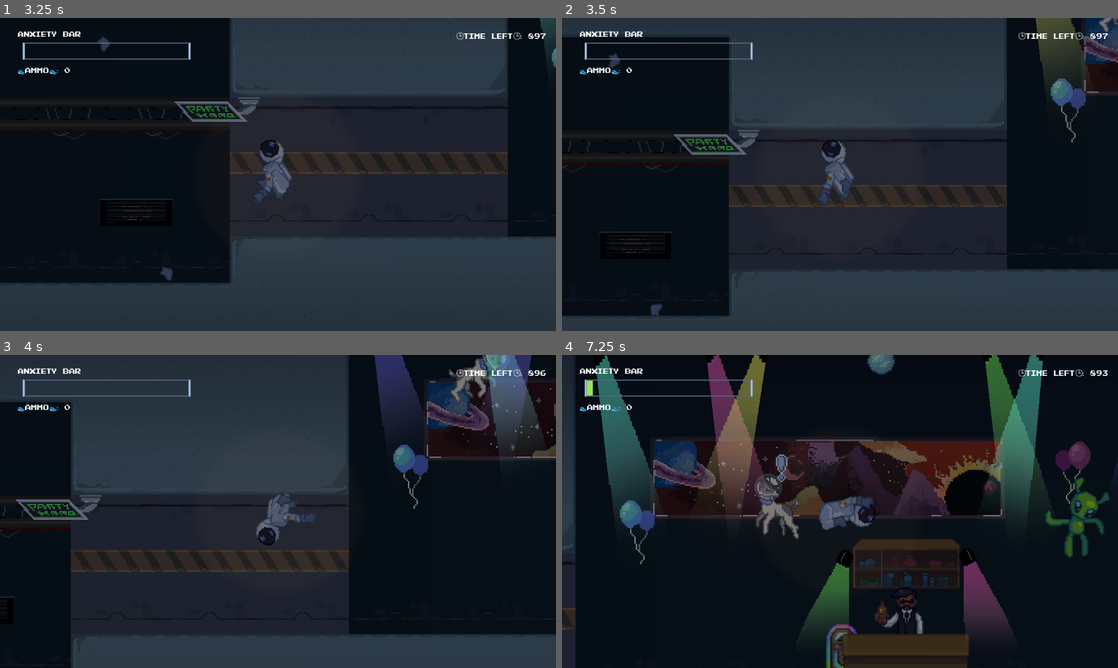
Above: before the commit, frames 1-4 (two rows, left to right).
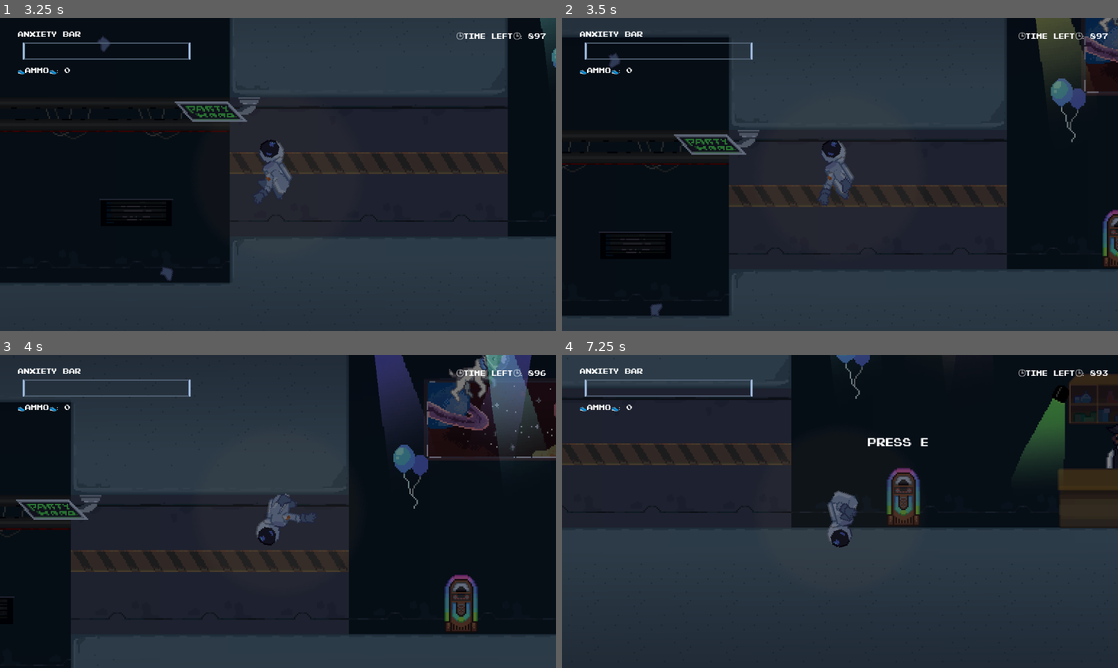
Above: after the commit, the same moments.

Repository: PiotrusWatson/last_party
Game: Godot game, scene res://worlds/piotrus_scene.tscn
Two runs of this game, one before a commit and one after it. Both use one fixed random seed, a clock stepped at 60 frames per second and the inputs below. This scene is started directly instead of the project's main scene.
Inputs (mouse positions are in pixels of both pictures, inside the frame that each line leads up to):
- Up to frame 1 (3.25 s): move the mouse to (400, 158) at 0.52 s; right-click (400, 158) at 0.6 s; move the mouse to (166, 190) at 1.27 s; click (166, 190) at 1.35 s; move the mouse to (333, 105) at 2.02 s; tap E (Interact) at 2.1 s; move the mouse to (250, 237) at 2.77 s; right-click (250, 237) at 2.85 s
- Up to frame 2 (3.5 s): no input
- Up to frame 3 (4 s): move the mouse to (444, 558) at 3.52 s; press the mouse at (444, 558) at 3.53 s
- Up to frame 4 (7.25 s): move the mouse to (673, 464) at 4.27 s; release the mouse at (673, 464) at 4.28 s; tap E (Interact) at 4.35, 5, 5.75, 6.5, 6.6 s; move the mouse to (867, 511) at 5.02 s; right-click (867, 511) at 5.1 s; move the mouse to (756, 433) at 5.77 s; click (756, 433) at 5.85 s; move the mouse to (962, 495) at 6.52 s

Frame 1 is identical in both runs. In frame 2, 0.4% of the frame differs, in the area x 97-100%, y 61-80%; in frame 3, 0.8%; in frame 4, 74%, in the area x 0-100%, y 0-100%.

Commit message:
made jukebox work

Diff:
--- a/worlds/piotrus_scene.tscn
+++ b/worlds/piotrus_scene.tscn
@@ -900,10 +900,10 @@
 [node name="Interactables" type="Node2D" parent="."]
 
 [node name="Radio2" parent="Interactables" instance=ExtResource("8_8o70q")]
-position = Vector2(1031, 100)
+position = Vector2(943, 107)
 
 [node name="Radio" parent="Interactables" instance=ExtResource("8_8o70q")]
-position = Vector2(663, -28)
+position = Vector2(556, -22)
 
 [node name="Bar" parent="Interactables" instance=ExtResource("19_kdmmt")]
 position = Vector2(708, -56)
